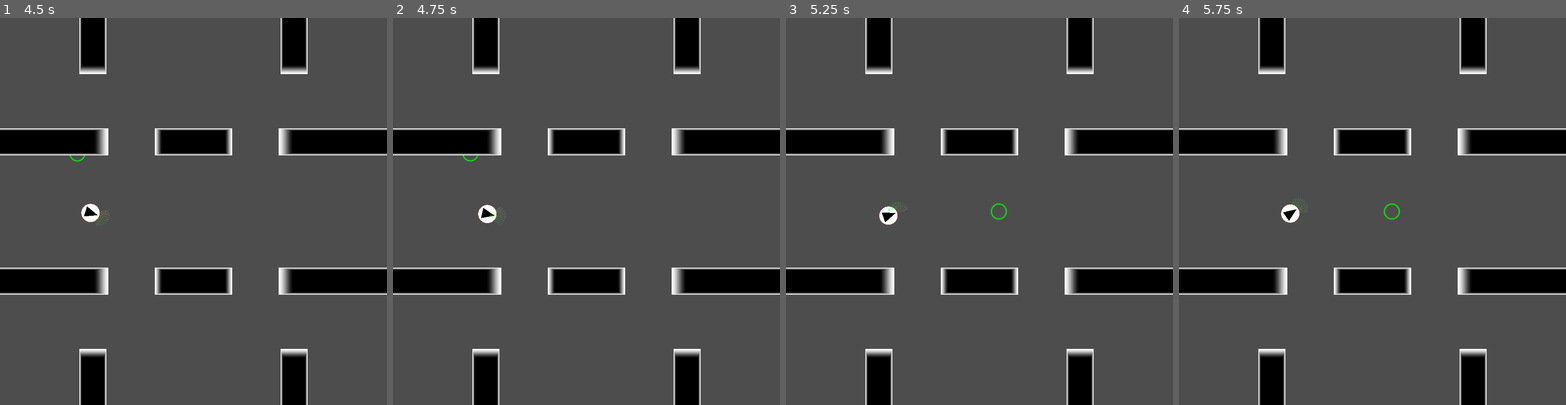
Above: before the commit, frames 1-4 (left to right).
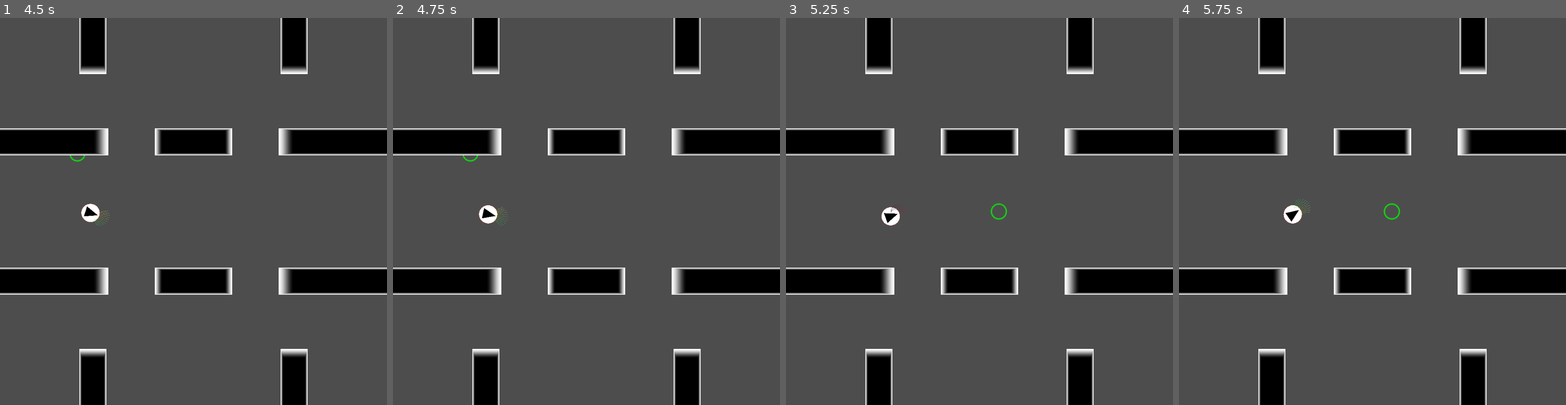
Above: after the commit, the same moments.

Repository: PAP-R/Dynamic-Window-Approach
Game: Godot game, scene res://main.tscn
The game is run twice, just before and just after one commit, with the same random seed, the same clock (stepped at 60 frames per second) and the same inputs.
Inputs (mouse positions are in pixels of both pictures, inside the frame that each line leads up to):
- Up to frame 1 (4.5 s): tap Enter at 0.5 s; move the mouse to (278, 192) at 0.52 s; click (278, 192) at 0.67 s; tap Space at 1.25 s; move the mouse to (116, 230) at 1.27 s; click (116, 230) at 1.42 s; move the mouse to (232, 126) at 2.02 s; click (232, 126) at 2.17 s; move the mouse to (174, 288) at 2.77 s; click (174, 288) at 2.92 s; move the mouse to (309, 269) at 3.52 s; click (309, 269) at 3.67 s; move the mouse to (77, 153) at 4.27 s; click (77, 153) at 4.42 s
- Up to frame 2 (4.75 s): no input
- Up to frame 3 (5.25 s): move the mouse to (998, 211) at 5.02 s; click (998, 211) at 5.17 s
- Up to frame 4 (5.75 s): no input

Frame 1 is identical in both runs. In frame 2, 0.1% of the frame differs, in the area x 22-30%, y 48-54%; in frame 3, 0.1%; in frame 4, 0.2%, in the area x 26-34%, y 46-54%.

Commit message:
Changed some robot parameters

Diff:
--- a/main.tscn
+++ b/main.tscn
@@ -20,10 +20,7 @@
 position = Vector2(100, 500)
 scale = Vector2(0.05, 0.0494719)
 sensor_count = 24
-heading_weight = 2.0
-distance_weight = 0.2
-velocity_weight = 0.2
-sample_count = 10
+heading_weight = 1.0
 acceleration_max = 50.0
 deceleration_max = 100.0
 velocity_max = 50.0
--- a/robot.gd
+++ b/robot.gd
@@ -10,6 +10,8 @@
 @export var sample_count: int = 1
 
 @export var interval: float = 0.25
+
+@export var prediction_interval: float = 0.05
 
 @export var acceleration_max: float = 1
 @export var deceleration_max: float = 1
@@ -184,7 +186,25 @@
 
 
 func get_future_position(v: float, w: float) -> Vector2:
+	#var pos = global_position
+#
+	#if v == 0:
+		#return pos
+#
+	#var t = 0
+#
+	#if w == 0:
+		#while t < interval:
+			#pos += v * Vector2(cos(rotation) * interval, sin(rotation) * interval)
+			#t += prediction_interval
+		#
+	#else:
+		#while t < interval:
+			#pos += (v / w) * Vector2(cos(rotation) - cos(rotation + w * t), sin(rotation) - sin(rotation + w * t)) * prediction_interval
+			#t += prediction_interval
 	return global_position + (Vector2(cos(rotation), sin(rotation)) + Vector2(cos(rotation + w), sin(rotation + w))) / 2 * v
+
+	#return pos
 
 
 func get_future_rotation(w: float) -> float:
